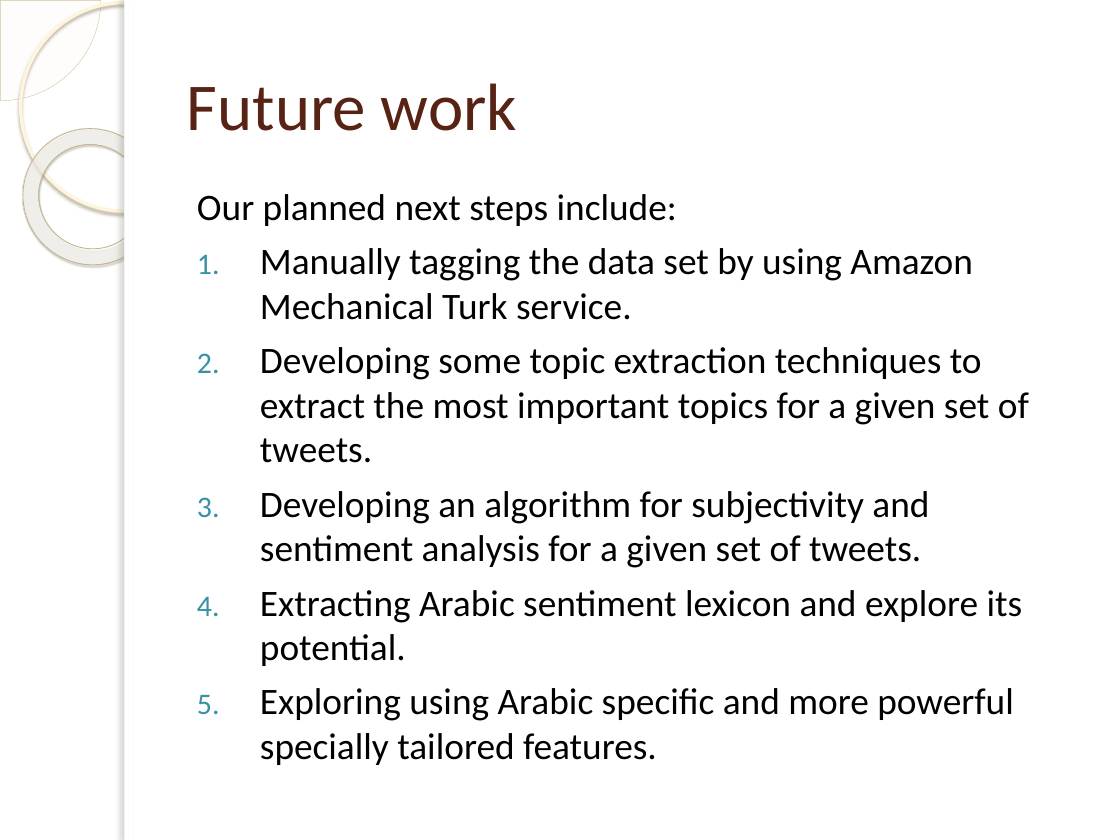
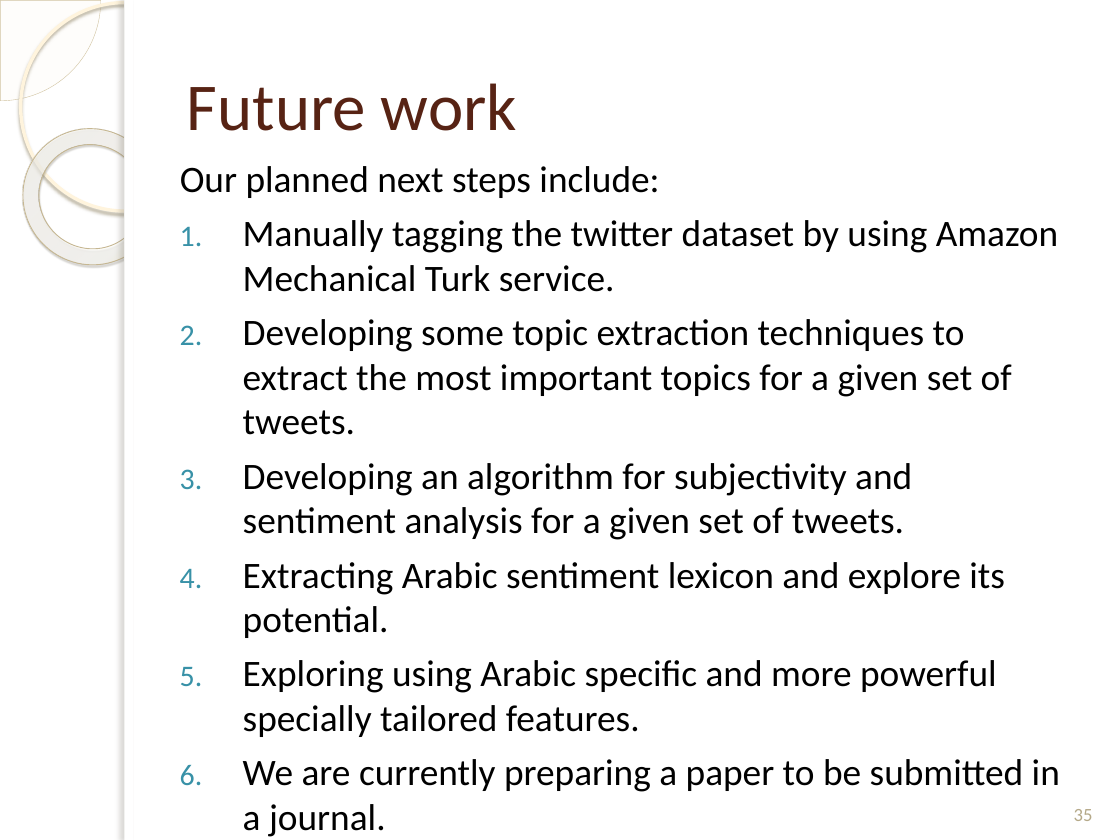
Before and after one commit to mhd9023/Thesis, a slide deck: slide 35 of Report#1_.pptx (slide 32 before the commit). Drawn at 1120x840 pixels with LibreOffice and Linux fonts; fonts in the diff are those of the drawing; background and template pictures are left out. Boxes give left, top, right and bottom in pixels: in the first picture for what was removed or moved away, otherwise in the second. Text is boxed around its words. In the diff, an @@ line names an element or a change of style, - is before the commit and + after.

```diff
--- a/Report#1_.pptx
+++ b/Report#1_.pptx
@@ text "Our planned next steps include:": place and size @@
-text "Our planned next steps include:" at [197, 194, 1029, 765]
+text "Our planned next steps include:" at [180, 166, 1060, 792]
@@ text at [243, 220, 1058, 292]: text changed @@
-1. Manually tagging the data set by using Amazon Mechanical Turk service.
+1. Manually tagging the twitter dataset by using Amazon Mechanical Turk service.
@@ text at [243, 759, 1060, 792]: paragraph added @@
+6. We are currently preparing a paper to be submitted in a journal.
@@ page number added at [1074, 809, 1093, 821], 12 pt, text #B6A98A @@
+35
```
Also in this commit, not shown: 32 other slides changed, 3 slides added, 2 other files.
